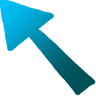
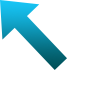
Layered file, before and after one edit (96px x 96px). Changes by layer:
added layer "Forma 1" above "Layer 4" over [left=0, top=0, right=67, bottom=70]
hid "Layer 4" over [left=0, top=0, right=96, bottom=96]
